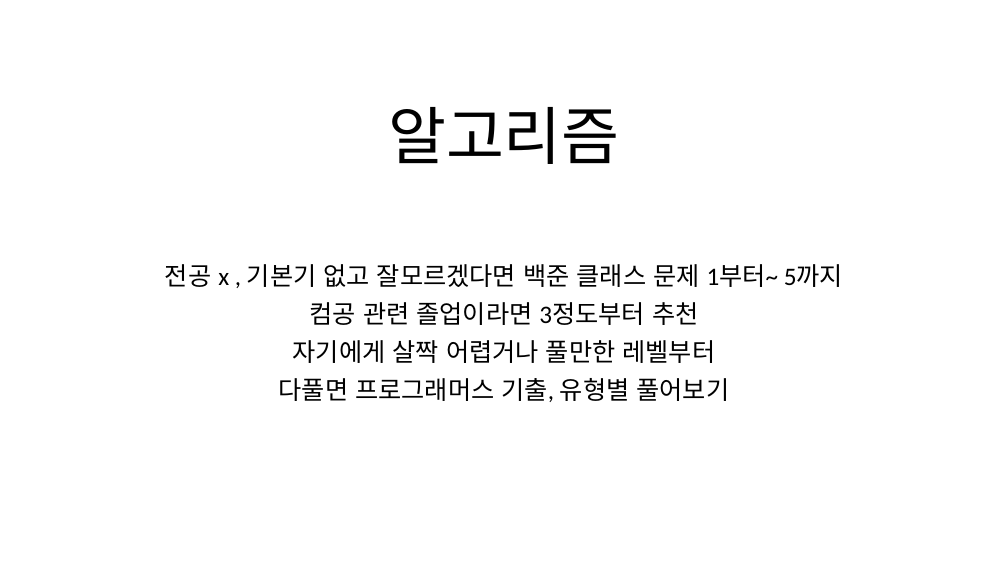
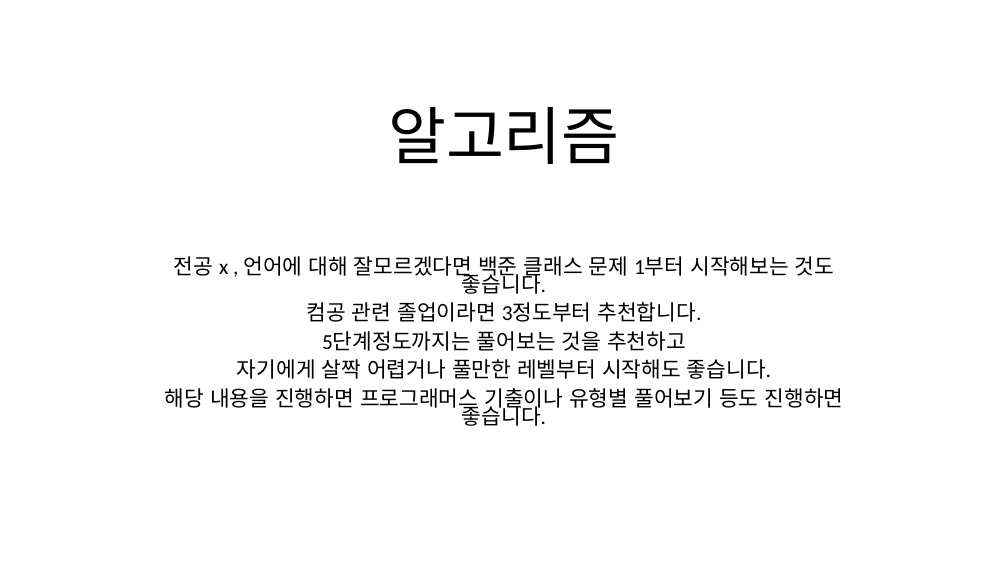
Before and after one commit to dharana77/metoringPython, a slide deck: slide 2 of 피피티_마무리.pptx (slide 3 before the commit). Drawn at 1008x567 pixels with LibreOffice and Linux fonts; fonts in the diff are those of the drawing. Boxes give left, top, right and bottom in pixels: in the first picture for what was removed or moved away, otherwise in the second. Text is boxed around its words. In the diff, an @@ line names an element or a change of style, - is before the commit and + after.

```diff
--- a/피피티_마무리.pptx
+++ b/피피티_마무리.pptx
@@ subtitle at [165, 256, 844, 426]: text changed; size 24 to 20.4 pt @@
-전공 x , 기본기 없고 잘모르겠다면 백준 클래스 문제 1부터~ 5까지
-컴공 관련 졸업이라면 3정도부터 추천
-자기에게 살짝 어렵거나 풀만한 레벨부터
-다풀면 프로그래머스 기출, 유형별 풀어보기
+전공 x , 언어에 대해 잘모르겠다면 백준 클래스 문제 1부터 시작해보는 것도 좋습니다.
+컴공 관련 졸업이라면 3정도부터 추천합니다.
+5단계정도까지는 풀어보는 것을 추천하고
+자기에게 살짝 어렵거나 풀만한 레벨부터 시작해도 좋습니다.
+해당 내용을 진행하면 프로그래머스 기출이나 유형별 풀어보기 등도 진행하면 좋습니다.
```
Also in this commit, not shown: 19 other slides changed, 1 slide removed, 1 other file.
